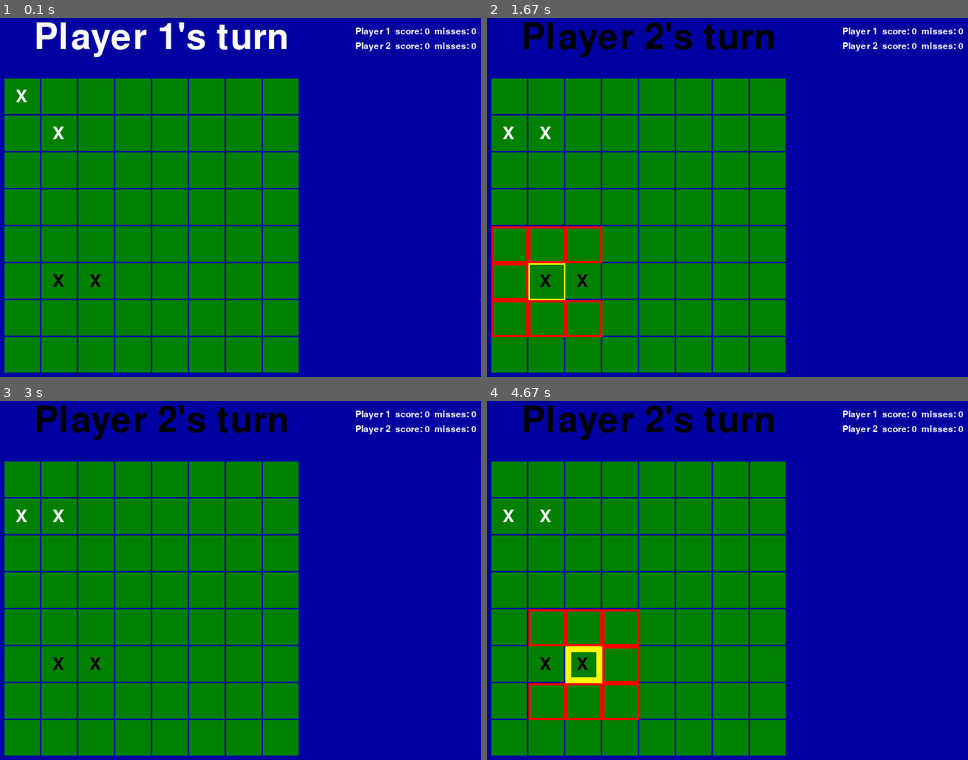
Above: before the commit, frames 1-4 (two rows, left to right).
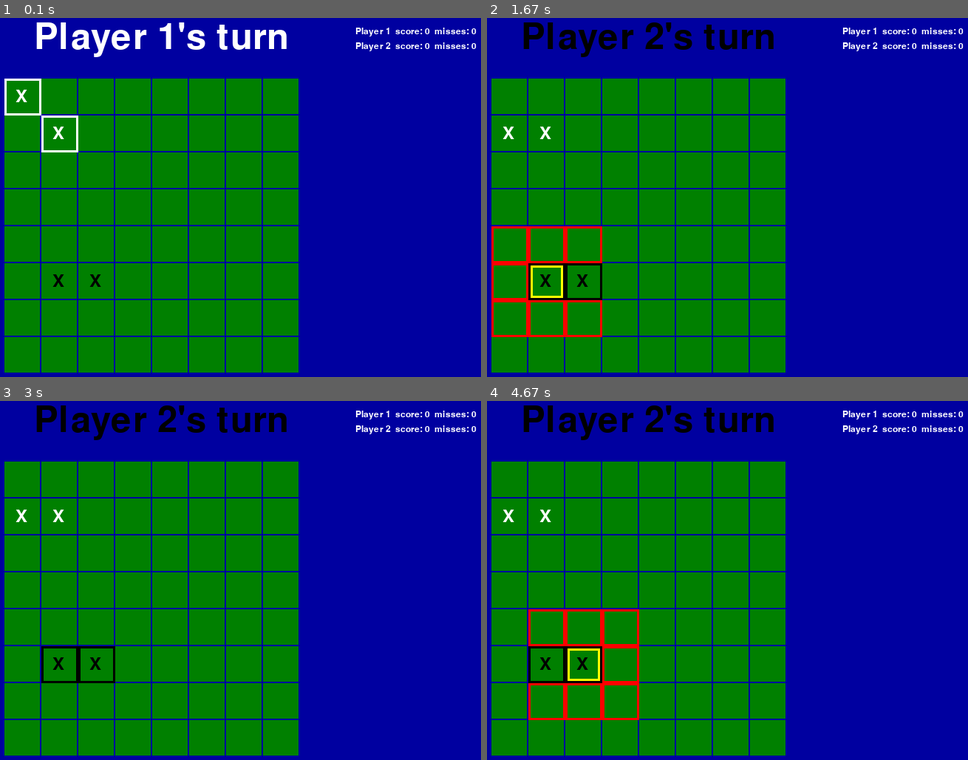
Above: after the commit, the same moments.

Repository: connorsadler/pygamehelperpublic
Game: pygame game, started from samplegame7b_turnbased.py
Same seed, same stepped clock (60 frames per second), same inputs: the game is played once before the commit and once after it.
Inputs (mouse positions are in pixels of both pictures, inside the frame that each line leads up to):
- Up to frame 1 (0.1 s): no input
- Up to frame 2 (1.67 s): click (491, 79) at 0.38 s; click (511, 132) at 0.72 s; click "X" at 1.05 s; click "X" at 1.38 s
- Up to frame 3 (3 s): click (240, 462) at 1.72 s; click "X" at 2.55 s; click (144, 519) at 2.88 s
- Up to frame 4 (4.67 s): click "X" at 3.22 s; click (895, 598) at 3.55 s; click "X" at 4.38 s

The runs differ from the first frame. In frame 1, 0.4% of the frame differs, in the area x 0-17%, y 16-38%; in frame 2, 0.5%, in the area x 8-24%, y 68-79%; in frame 3, 0.4%; in frame 4, 0.4%.

Commit message:
Highlight tidying

Diff:
--- a/samplegame7b_turnbased.py
+++ b/samplegame7b_turnbased.py
@@ -84,9 +84,13 @@
                 return gridPiece
         return None
 
-
+#
+# Draws highlight box
+# Can be animated i.e. growing and shrinking
+#
 class HighlightDrawer:
-    def __init__(self, animated):
+    def __init__(self, highlightColour, animated):
+        self.highlightColour = highlightColour
         self.counter = 1
         self.animated = animated
 
@@ -97,11 +101,15 @@
 
     def draw(self, sprite):
         if self.animated:
+            # TODO: Need a better algorithm for this growing and shrinking - can experiment in samplegame0_playground.py
             #thickness = max(1, round(self.counter % 60 / 8))
             thickness = round((self.counter / 10) % 5 + 1) * 2
         else:
             thickness = 3
-        drawRect(sprite.getBoundingRect(), sprite.highlightColour, thickness)
+        drawRect(sprite.getBoundingRect(), self.highlightColour, thickness)
+
+    def reset(self):
+        self.counter = 0
 
 #
 # GridPieceBase
@@ -118,8 +126,7 @@
         self.rowIdx = rowIdx
         self.columnIdx = columnIdx
         self.highlight = False
-        self.highlightColour = red
-        self.highlightDrawer = HighlightDrawer(False)
+        self.highlightDrawer = HighlightDrawer(red, False)
 
     def move(self):
         cellPoint = self.gridHelper.getCellPoint(self.rowIdx, self.columnIdx)
@@ -157,9 +164,8 @@
         self.mover = None
         # This is the PlayerScore object for the player
         self.player = player
-        #
-        self.highlightDrawer = HighlightDrawer(True)
-        self.highlightColour = yellow
+        # Animated highlight - if a piece becomes highlighted it is the selected piece
+        self.highlightDrawer = HighlightDrawer(yellow, True)
 
     def move(self):
         if self.mover == None:
@@ -170,9 +176,15 @@
                 # End move animation
                 self.mover = None
 
+    def isCurrentPlayersPiece(self):
+        return game.getCurrentPlayer() == self.player
+
     def draw(self):
         super().draw()
         drawText("X", self.x + 15, self.y + 12, pygamehelper.largeFont, self.player.playerColour)
+        # if on current player's team, show a light highlight of the player's colour
+        if self.isCurrentPlayersPiece():
+            drawRect(self.getBoundingRect(), self.player.playerColour, 3)
 
     def onClick(self):
         print("click")
@@ -180,7 +192,7 @@
         # Only allow click on current player's pieces, and on 'move targets'
         # This has the good side effect that if you click on a MoveTarget and it has a piece to be capture on that same square, the onClick will fire for both and
         # this check for the piece to be captured will mean it will do nothing, so the MoveTarget onClick will only fire
-        if game.getCurrentPlayer() != self.player:
+        if not self.isCurrentPlayersPiece():
             print("Different players piece, no click allowed")
             return
 
@@ -188,6 +200,7 @@
         self.gridHelper.clearHighlights()
         # Highlight this piece
         self.highlight = True
+        self.highlightDrawer.reset()
         # Show move targets - these are the spaces this piece can possibly move to
         self.moveTargets = [ ]
         self.addMoveTargetMaybe(self.rowIdx - 1, self.columnIdx)
@@ -273,7 +286,7 @@
         # Whether the move is a capture move i.e. taking an opponent's piece
         self.moveIsCapture = moveIsCapture
         if self.moveIsCapture:
-            self.highlightColour = yellow
+            self.highlightDrawer.highlightColour = yellow
         self.pieceToCapture = pieceToCapture
 
     def onClick(self):
